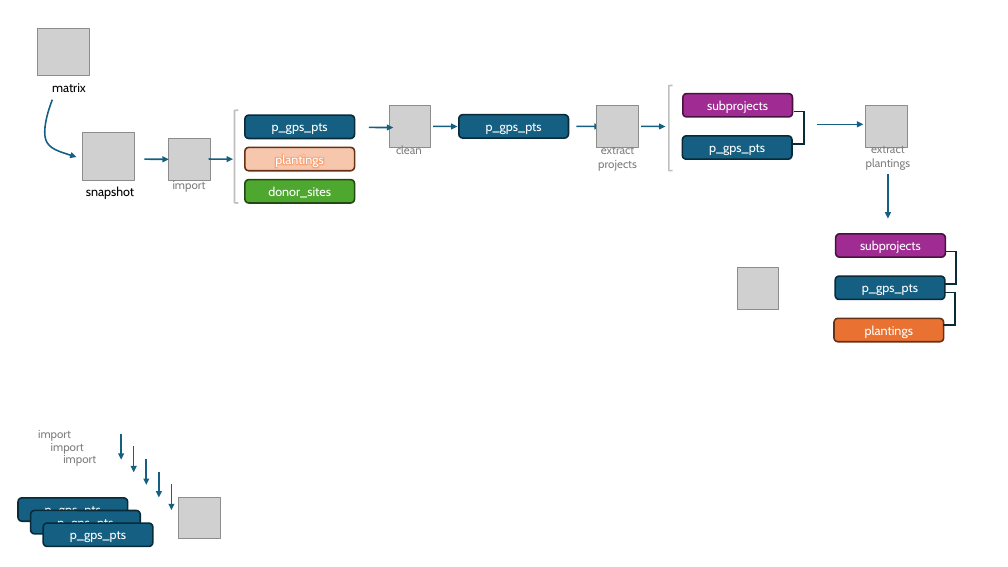
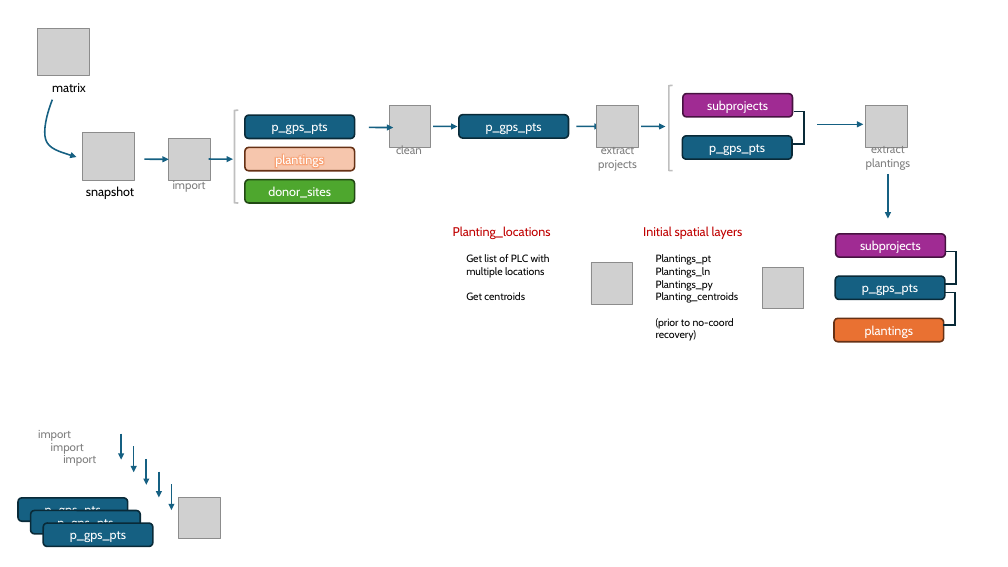
Before and after one commit to WA-Nearshore/seagrass-restoration-processing, a slide deck: slide 12 of docs/seagrass_restoration_storymap_notes.pptx (slide 10 before the commit). Drawn at 1008x567 pixels with LibreOffice and Linux fonts; fonts in the diff are those of the drawing; grey boxes stand for pictures. Boxes give left, top, right and bottom in pixels: in the first picture for what was removed or moved away, otherwise in the second. Text is boxed around its words. In the diff, an @@ line names an element or a change of style, - is before the commit and + after.

```diff
--- a/docs/seagrass_restoration_storymap_notes.pptx
+++ b/docs/seagrass_restoration_storymap_notes.pptx
@@ text added at bbox=[453, 226, 551, 239], 12 pt, text #C00000 @@
+Planting_locations
@@ text added at bbox=[643, 226, 743, 239], 12 pt, text #C00000 @@
+Initial spatial layers
@@ text added at bbox=[466, 254, 550, 300], 10 pt, text #000000 @@
+Get list of PLC with multiple locations
+Get centroids
@@ picture added at bbox=[591, 263, 633, 305] @@
@@ text added at bbox=[656, 254, 739, 341], 10 pt, text #000000 @@
+Plantings_pt
+Plantings_ln
+Plantings_py
+Planting_centroids
+(prior to no-coord recovery)
@@ picture: place and size @@
-picture at bbox=[737, 268, 779, 309]
+picture at bbox=[762, 267, 804, 309]
```
Also in this commit, not shown: 1 other slide changed, 2 slides added, 1 other file.
